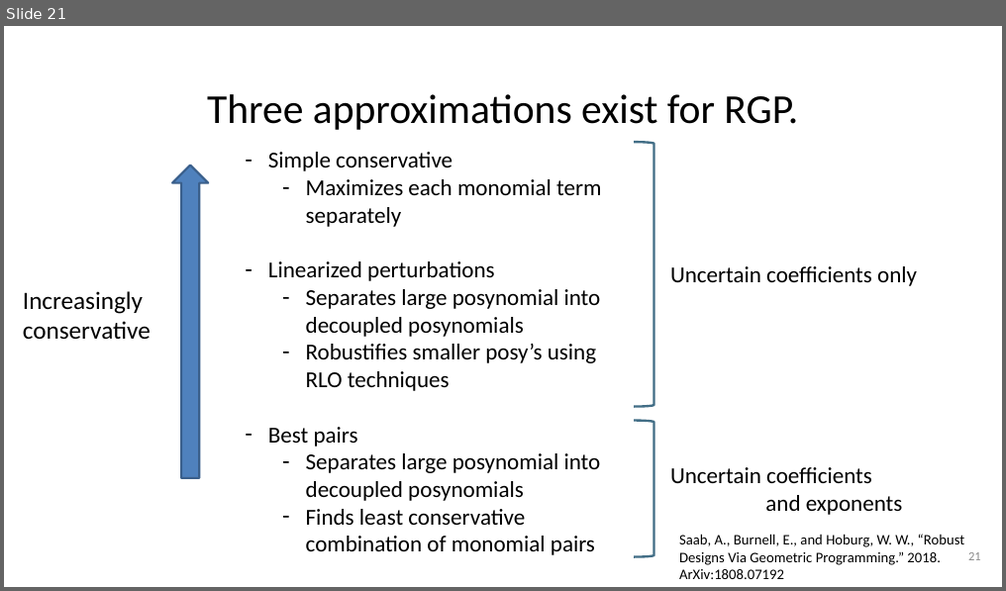
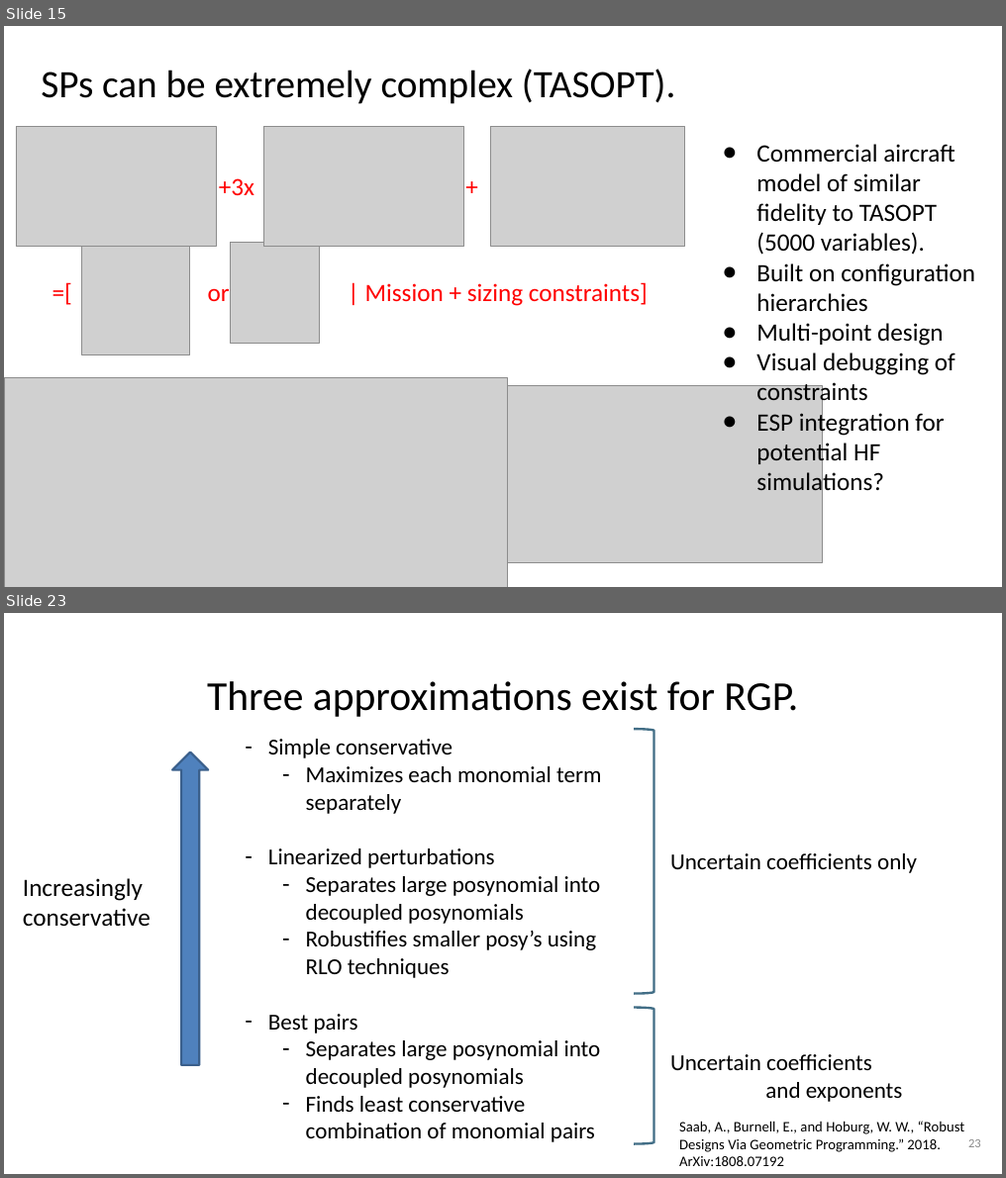
Before and after one commit to 1ozturkbe/robustSPpaper, a slide deck: presentations/acdlSeminar_20190503.pptx. Shown one above the other, each under a label of ours: slide 21 before the commit, slides 15 and 23 after it; the slides between them are not shown. The pictures are 1006x591 and 1006x1178 pixels, drawn with LibreOffice and Linux fonts; fonts in the diff are those of the drawing; grey boxes stand for pictures; background and template pictures are left out. Boxes give left, top, right and bottom in pixels: in the first picture for what was removed or moved away, otherwise in the second. Text is boxed around its words. In the diff, an @@ line names an element or a change of style, - is before the commit and + after.

```diff
--- a/presentations/acdlSeminar_20190503.pptx
+++ b/presentations/acdlSeminar_20190503.pptx
@@ slide 15 added at (x1=4, y1=26, x2=1002, y2=587), background #FFFFFF @@
@@ title added at (x1=41, y1=69, x2=675, y2=104), 37.3 pt, text #000000 @@
+SPs can be extremely complex (TASOPT).
@@ picture added at (x1=16, y1=127, x2=217, y2=247) @@
@@ picture added at (x1=263, y1=127, x2=464, y2=247) @@
@@ picture added at (x1=491, y1=127, x2=684, y2=247) @@
@@ text added at (x1=756, y1=144, x2=975, y2=497), 24 pt, text #000000 @@
+● Commercial aircraft model of similar fidelity to TASOPT (5000 variables).
+● Built on configuration hierarchies
+● Multi-point design
+● Visual debugging of constraints
+● ESP integration for potential HF simulations?
@@ text added at (x1=456, y1=161, x2=508, y2=219), 24 pt, text #FF0000 @@
++
@@ text added at (x1=219, y1=178, x2=254, y2=195), 24 pt, text #FF0000 @@
++3x
@@ picture added at (x1=82, y1=243, x2=189, y2=356) @@
@@ picture added at (x1=231, y1=243, x2=319, y2=344) @@
@@ text added at (x1=208, y1=282, x2=648, y2=306), 24 pt, text #FF0000 @@
+=[ or | Mission + sizing constraints]
@@ picture added at (x1=4, y1=377, x2=507, y2=587) @@
@@ picture added at (x1=470, y1=386, x2=823, y2=563) @@
@@ what was slide 21 is now slide 23 @@
@@ page number at (x1=968, y1=1140, x2=981, y2=1148): text changed @@
-21
+23
```
Also in this commit, not shown: 33 slides changed, 2 other slides added, 1 slide removed.
